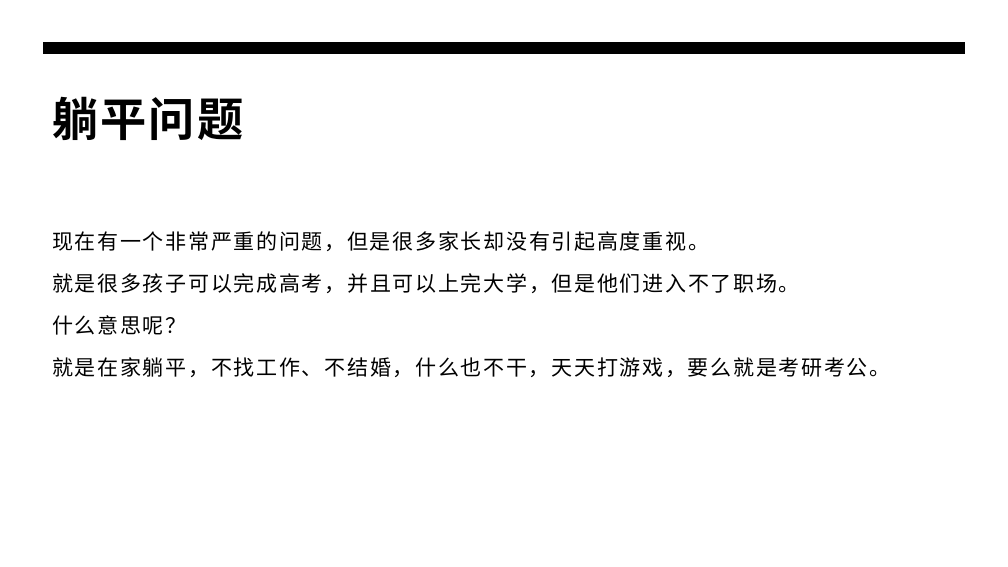
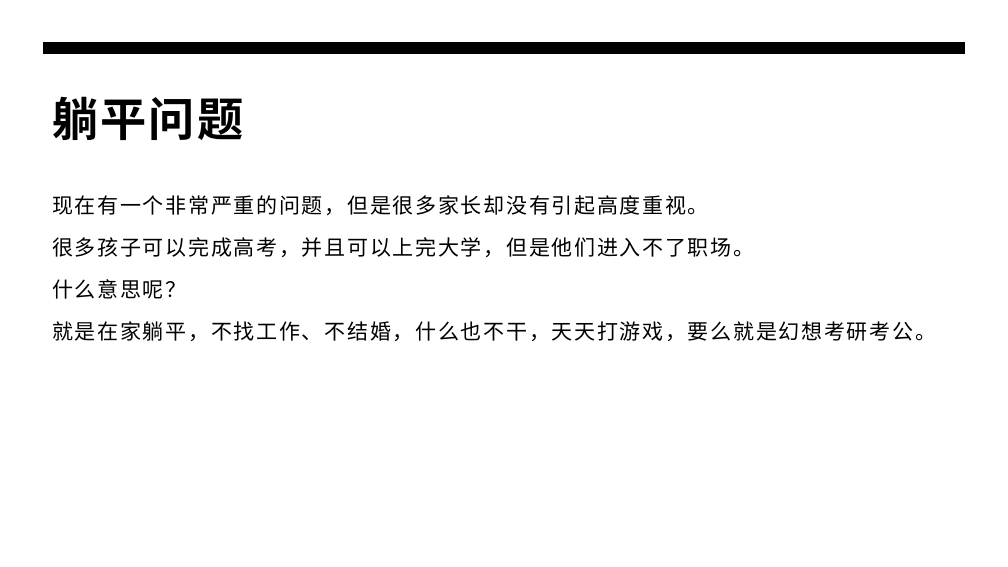
Before and after one commit to panxibei/writing, a slide deck: slide 16 of 44_心理学/24_浥尘伙伴社团原创：浥尘智慧家长课堂/AI时代高智慧家长私教课（第一季）/AI时代高智慧家长私教课（第一季）.pptx. Drawn at 1008x567 pixels with LibreOffice and Linux fonts; fonts in the diff are those of the drawing. Boxes give left, top, right and bottom in pixels: in the first picture for what was removed or moved away, otherwise in the second. Text is boxed around its words. In the diff, an @@ line names an element or a change of style, - is before the commit and + after.

```diff
--- a/44_心理学/24_浥尘伙伴社团原创：浥尘智慧家长课堂/AI时代高智慧家长私教课（第一季）/AI时代高智慧家长私教课（第一季）.pptx
+++ b/44_心理学/24_浥尘伙伴社团原创：浥尘智慧家长课堂/AI时代高智慧家长私教课（第一季）/AI时代高智慧家长私教课（第一季）.pptx
@@ text "现在有一个非常严重的问题，但是很多家长却没有引起高度重视。": place and size @@
-text "现在有一个非常严重的问题，但是很多家长却没有引起高度重视。" at [52, 231, 890, 377]
+text "现在有一个非常严重的问题，但是很多家长却没有引起高度重视。" at [52, 195, 936, 341]
@@ text at [52, 237, 754, 257]: text changed @@
-就是很多孩子可以完成高考，并且可以上完大学，但是他们进入不了职场。
+很多孩子可以完成高考，并且可以上完大学，但是他们进入不了职场。
@@ text at [52, 321, 936, 341]: text changed @@
-就是在家躺平，不找工作、不结婚，什么也不干，天天打游戏，要么就是考研考公。
+就是在家躺平，不找工作、不结婚，什么也不干，天天打游戏，要么就是幻想考研考公。
```
Also in this commit, not shown: 29 other slides changed.
